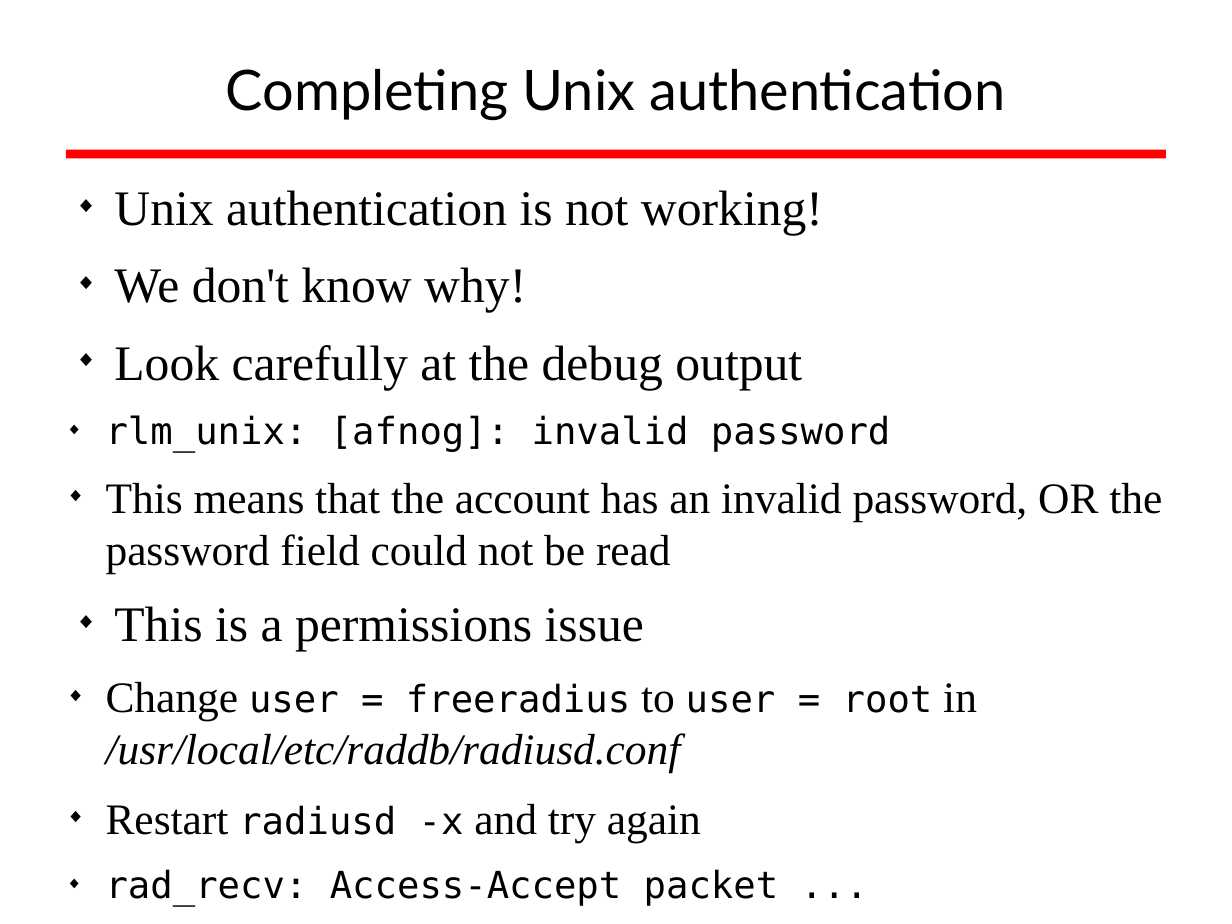
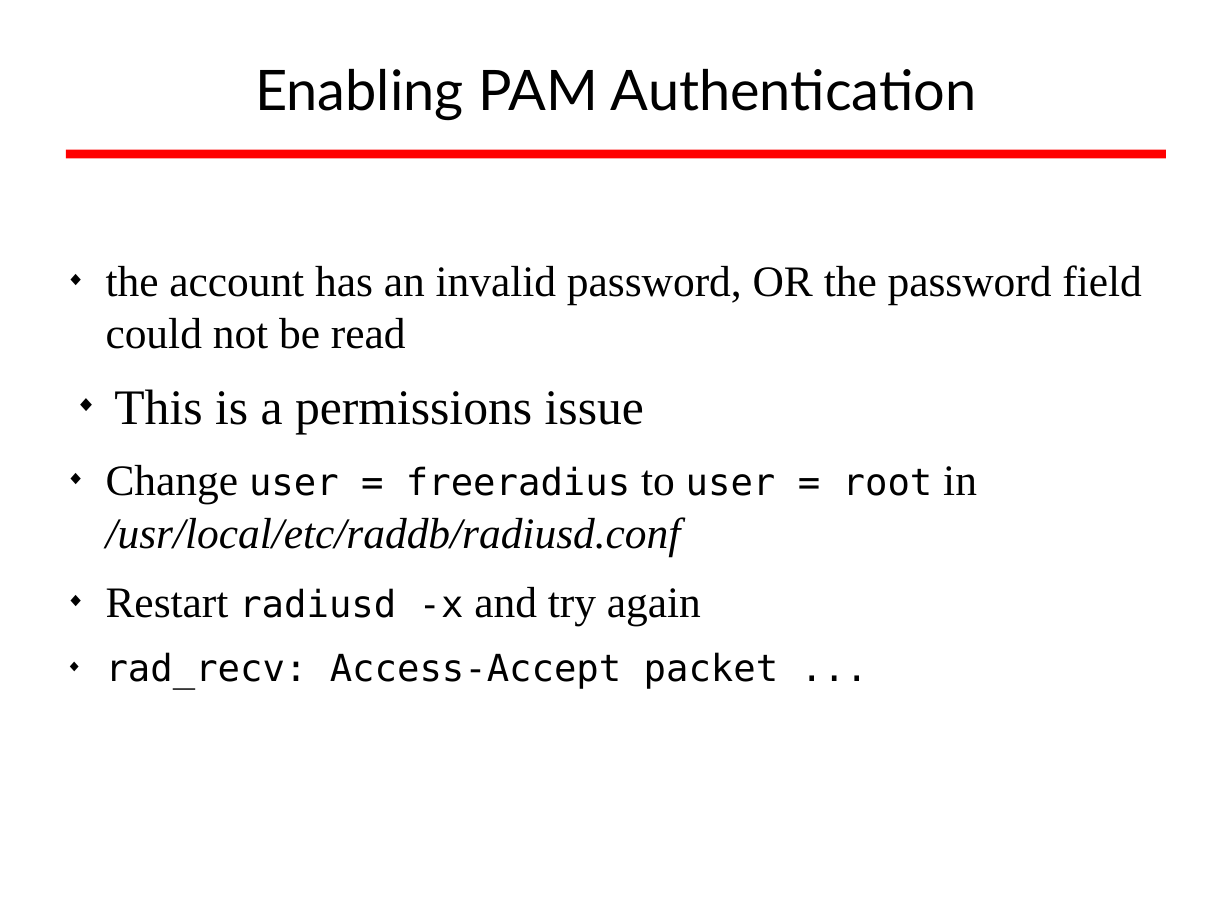
Before and after one commit to afnog/sse, a slide deck: slide 34 of radius/radius_presentation.odp (slide 32 before the commit). Drawn at 1232x924 pixels with LibreOffice and Linux fonts; fonts in the diff are those of the drawing; background and template pictures are left out. Boxes give left, top, right and bottom in pixels: in the first picture for what was removed or moved away, otherwise in the second. Text is boxed around its words. In the diff, an @@ line names an element or a change of style, - is before the commit and + after.

Commit message:
/ ‘radius/radius_presentation.odp’

```diff
--- a/radius/radius_presentation.odp
+++ b/radius/radius_presentation.odp
@@ title at (255,69,976,120): text changed @@
-Completing Unix authentication
+Enabling PAM Authentication
@@ text at (106,265,1142,349): text changed @@
-◆ Unix authentication is not working!
-◆ We don't know why!
-◆ Look carefully at the debug output
-  ◆ rlm_unix: [afnog]: invalid password
-  ◆ This means that the account has an invalid password, OR the password field could not be read
+  ◆ the account has an invalid password, OR the password field could not be read
```
Also in this commit, not shown: 1 other slide changed, 2 slides added.
